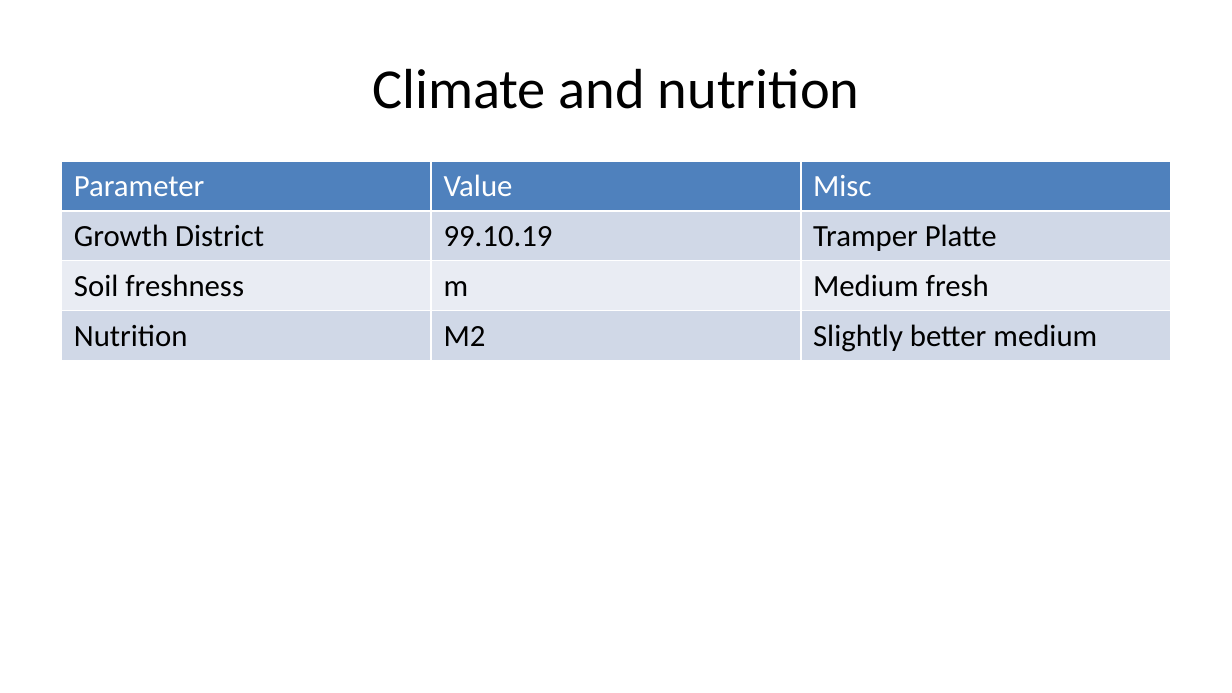
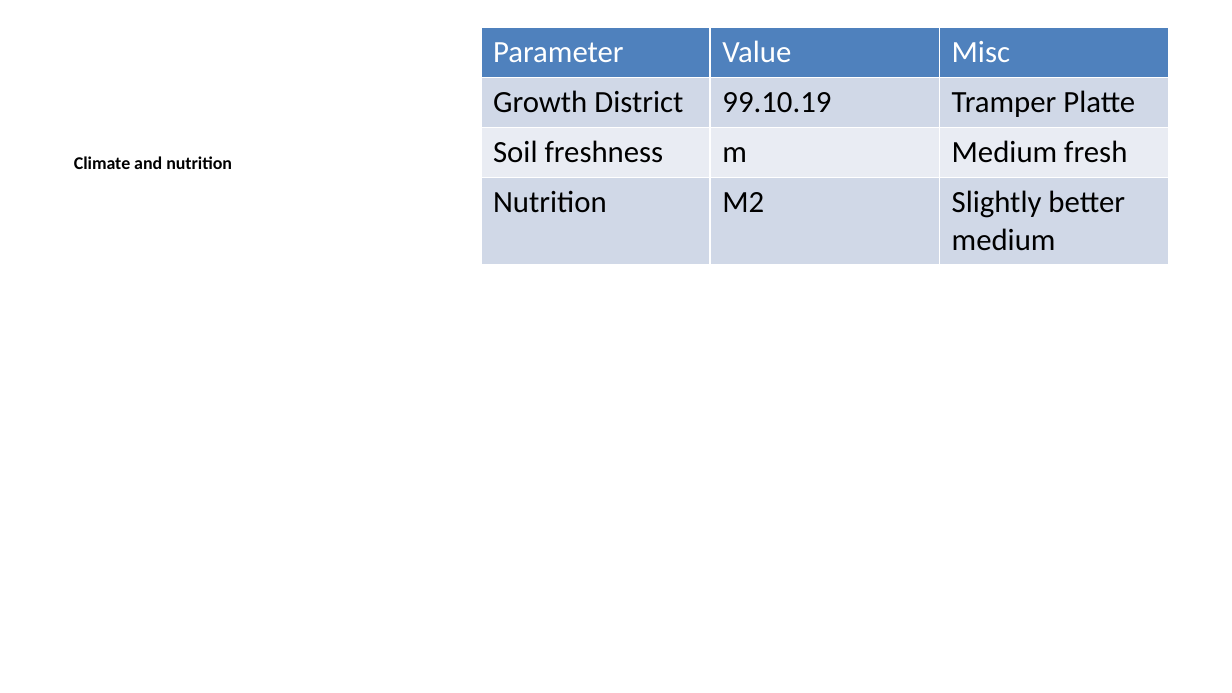
Before and after one commit to TyrannosauruSnacks/forest_management_2025, a slide deck: slide 5 of presentation.pptx (slide 4 before the commit). Drawn at 1232x693 pixels with LibreOffice and Linux fonts; fonts in the diff are those of the drawing. Boxes give left, top, right and bottom in pixels: in the first picture for what was removed or moved away, otherwise in the second. Text is boxed around its words. In the diff, an @@ line names an element or a change of style, - is before the commit and + after.

```diff
--- a/presentation.pptx
+++ b/presentation.pptx
@@ table: place and size @@
-table at [62,161,1170,618]
+table at [480,27,1168,617]
@@ text "Climate and nutrition": place and size @@
-text "Climate and nutrition" at [372,68,860,109]
+text "Climate and nutrition" at [74,156,232,169]
@@ text "Climate and nutrition" at [74,156,232,169]: size 33 to 10.5 pt, bold on; alignment centre to left; more space between paragraphs; vertical alignment middle to top @@
```
Also in this commit, not shown: 9 other slides changed, 10 slides added, 4 slides removed, 6 other files.
